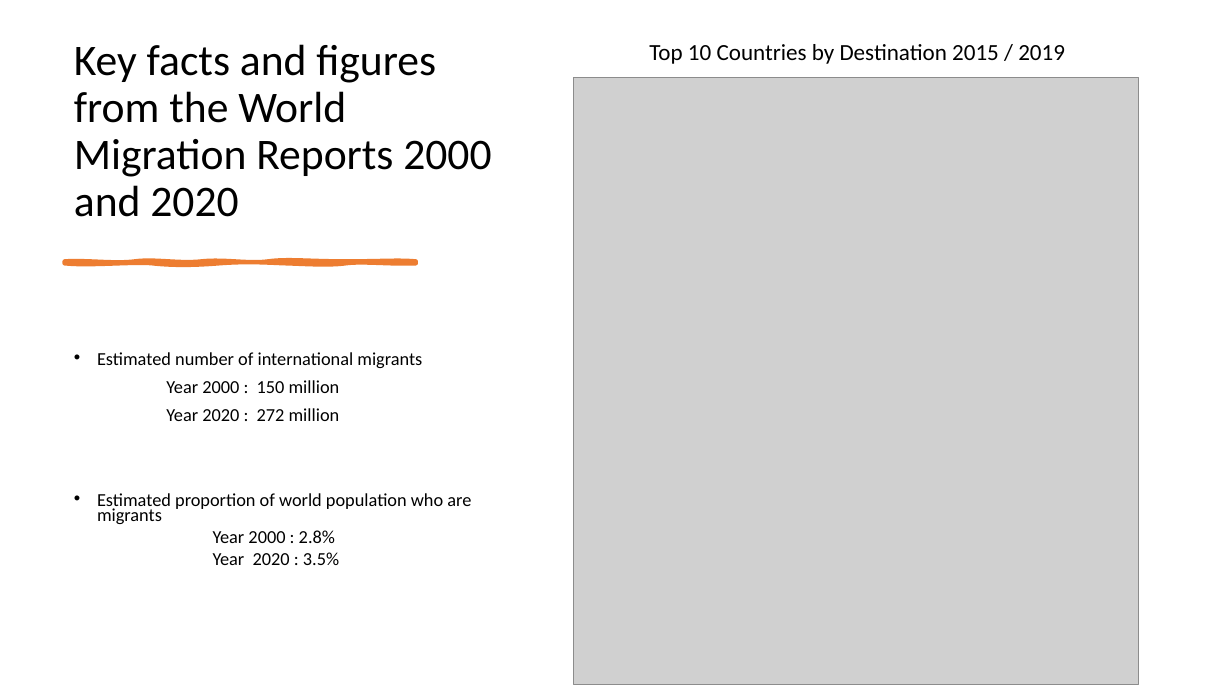
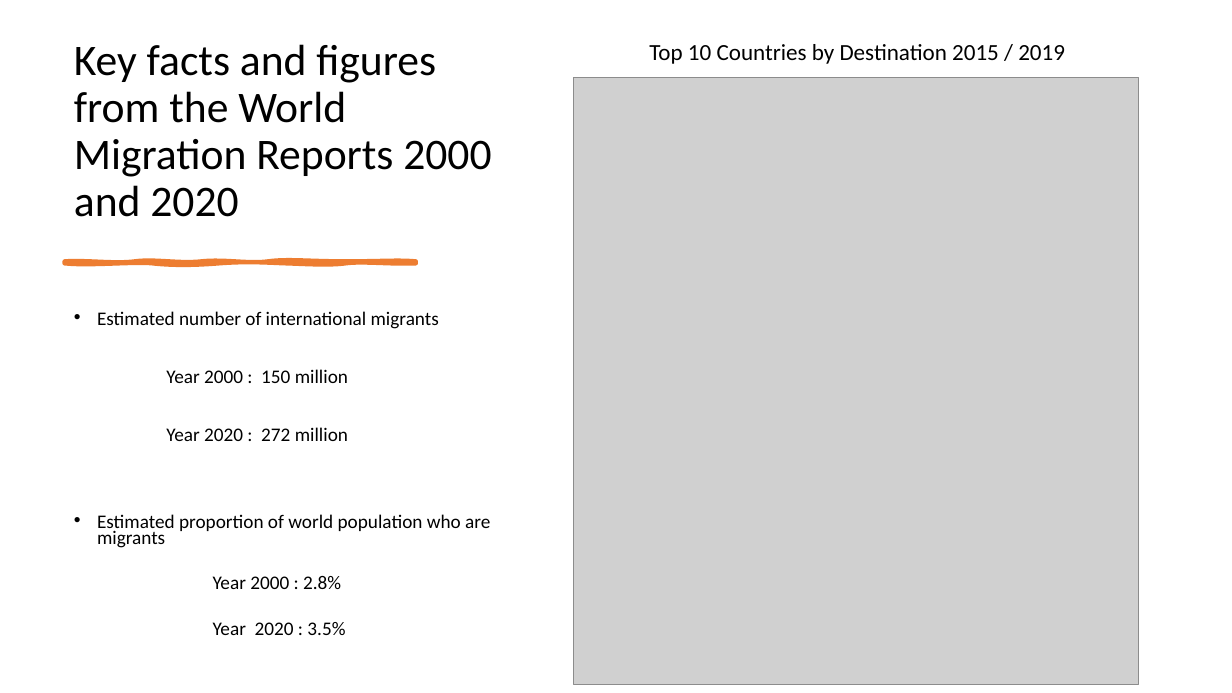
Before and after one commit to ksobiya/Capstone, a slide deck: slide 5 of capstone presentation.pptx. Drawn at 1232x693 pixels with LibreOffice and Linux fonts; fonts in the diff are those of the drawing; grey boxes stand for pictures. Boxes give left, top, right and bottom in pixels: in the first picture for what was removed or moved away, otherwise in the second. Text is boxed around its words. In the diff, an @@ line names an element or a change of style, - is before the commit and + after.

```diff
--- a/capstone presentation.pptx
+++ b/capstone presentation.pptx
@@ text "Estimated number of international migrants": place and size @@
-text "Estimated number of international migrants" at (97,352,471,565)
+text "Estimated number of international migrants" at (97,311,490,635)
@@ text "Estimated number of international migrants" at (97,311,490,635): size 14.3 to 15 pt @@
```
Also in this commit, not shown: 2 other slides changed, 21 other files.
